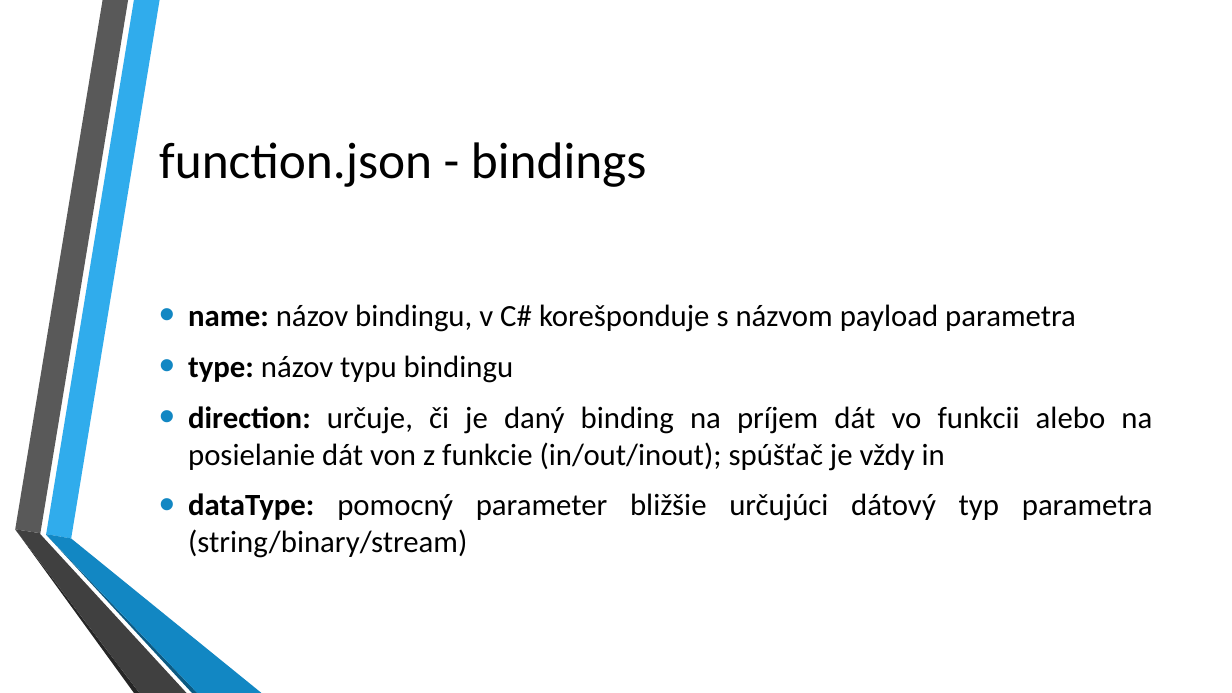
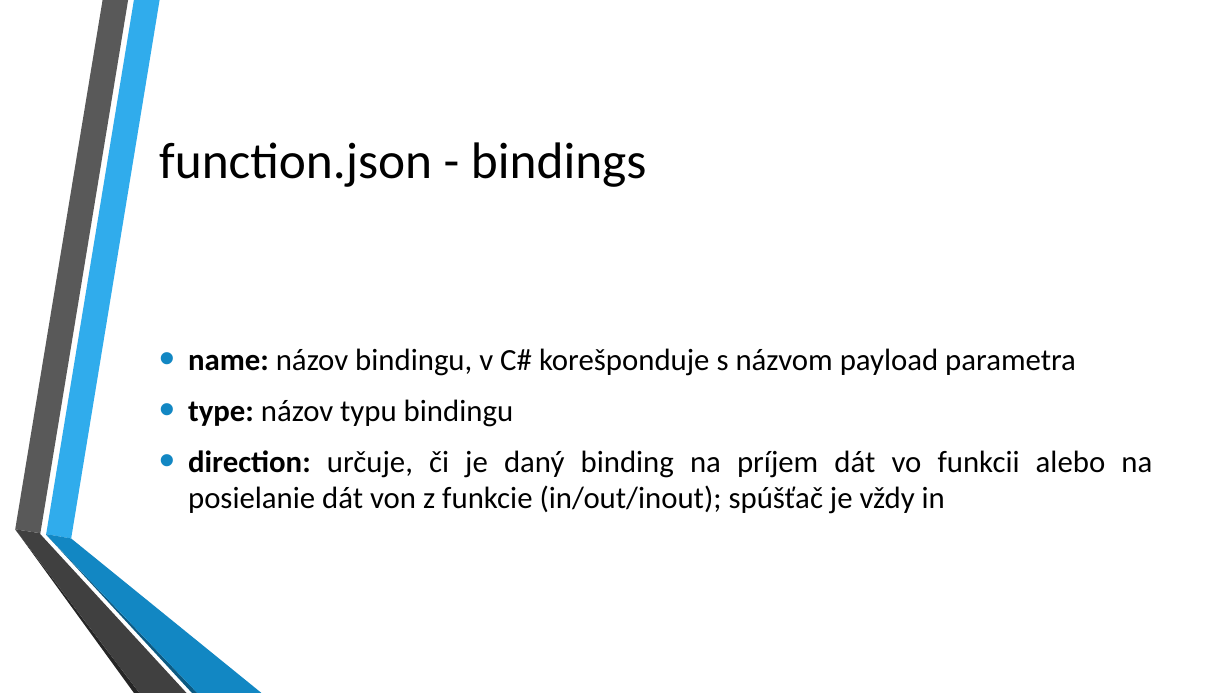
Before and after one commit to kubinko/Azure-Resources-Overview, a slide deck: slide 29 of 04 - Azure Functions/Azure Functions.pptx. Drawn at 1232x693 pixels with LibreOffice and Linux fonts; fonts in the diff are those of the drawing; background and template pictures are left out. Boxes give left, top, right and bottom in pixels: in the first picture for what was removed or moved away, otherwise in the second. Text is boxed around its words. In the diff, an @@ line names an element or a change of style, - is before the commit and + after.

```diff
--- a/04 - Azure Functions/Azure Functions.pptx
+++ b/04 - Azure Functions/Azure Functions.pptx
@@ text at <box>188,493,1153,558</box>: paragraph removed @@
-• dataType: pomocný parameter bližšie určujúci dátový typ parametra (string/binary/stream)
```
Also in this commit, not shown: 5 other slides changed, 1 slide added, 3 other files.
